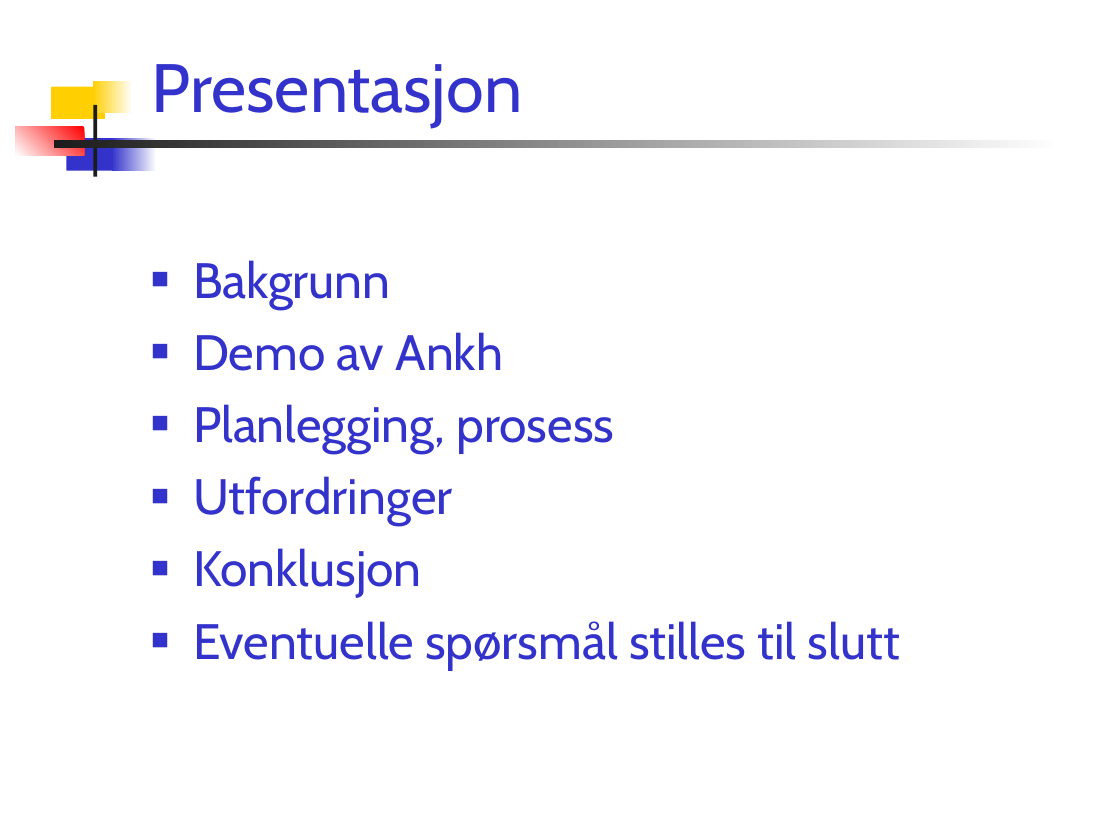
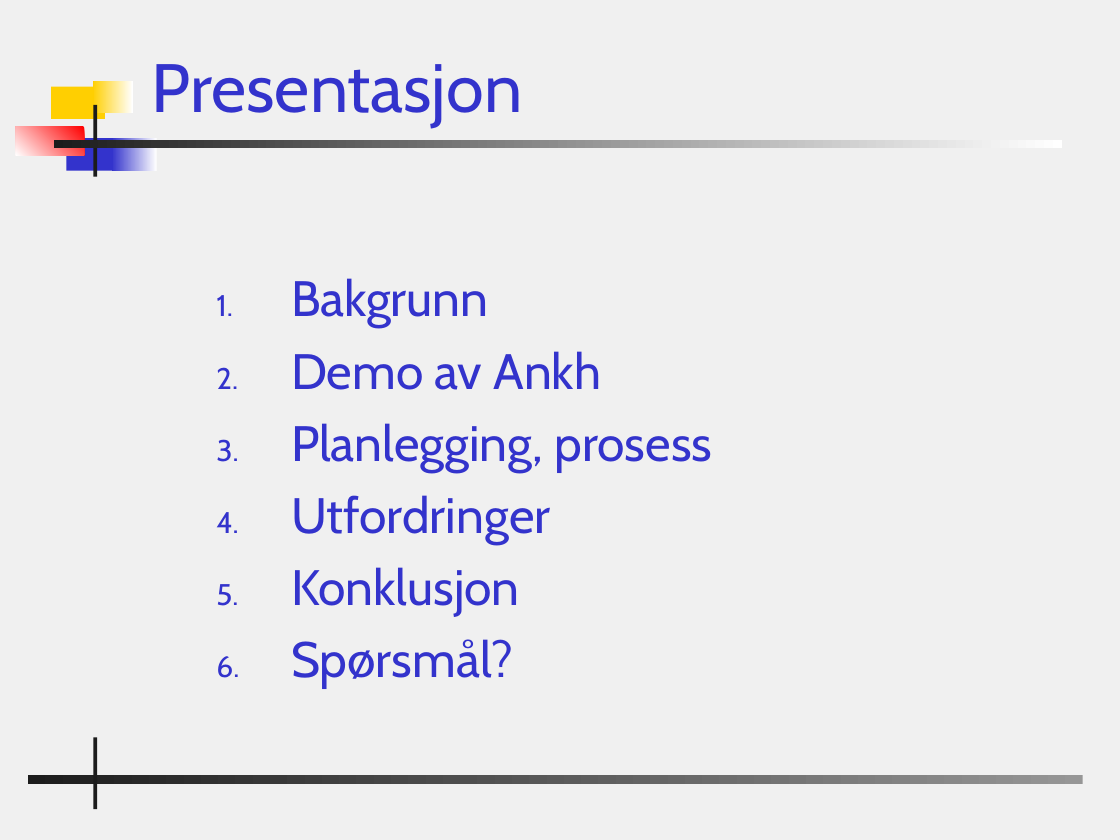
Before and after one commit to PhilJollans/AnkhSVN2019, a slide deck: slide 2 of doc/powerpoint/Subversion_addin_for_VS.NET.ppt. Drawn at 1120x840 pixels with LibreOffice and Linux fonts; fonts in the diff are those of the drawing; background and template pictures are left out. Boxes give left, top, right and bottom in pixels: in the first picture for what was removed or moved away, otherwise in the second. Text is boxed around its words. In the diff, an @@ line names an element or a change of style, - is before the commit and + after.

Commit message:
Changed bg and some text.

```diff
--- a/doc/powerpoint/Subversion_addin_for_VS.NET.ppt
+++ b/doc/powerpoint/Subversion_addin_for_VS.NET.ppt
@@ background #FFFFFF to #F0F0F0 @@
@@ text "Bakgrunn": place and size @@
-text "Bakgrunn" at [193, 260, 900, 669]
+text "Bakgrunn" at [291, 278, 712, 688]
@@ text at [291, 278, 712, 616]: bullet ■ to 1. @@
@@ text at [291, 639, 514, 688]: text changed @@
-■ Eventuelle spørsmål stilles til slutt
+6. Spørsmål?
@@ rectangle added at [93, 737, 96, 809], fill #1C1C1C @@
@@ rectangle added at [28, 775, 1083, 784], fill gradient #969696 to #1C1C1C @@
```
Also in this commit, not shown: 21 other slides changed, 2 slides added, 1 slide removed.
